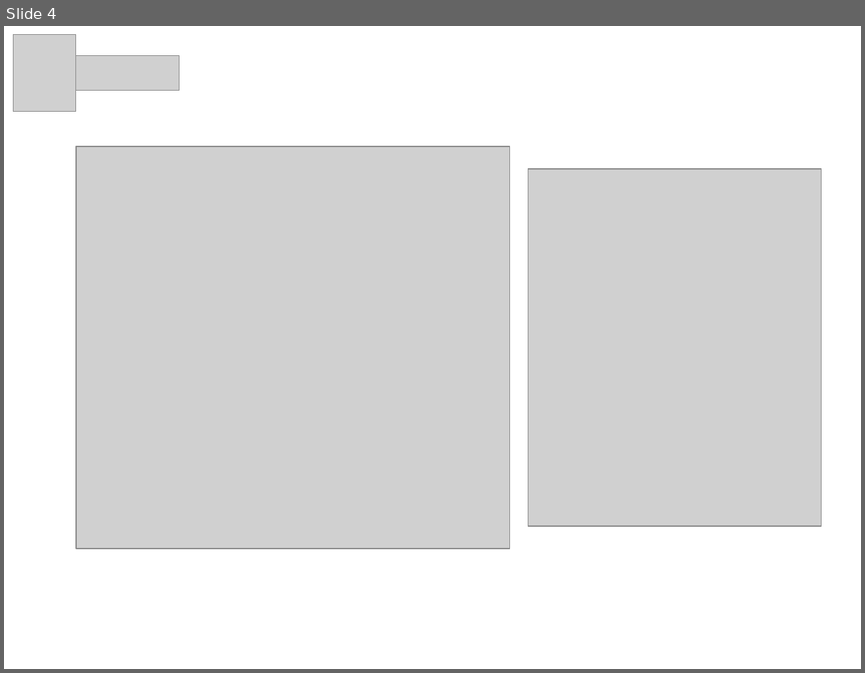
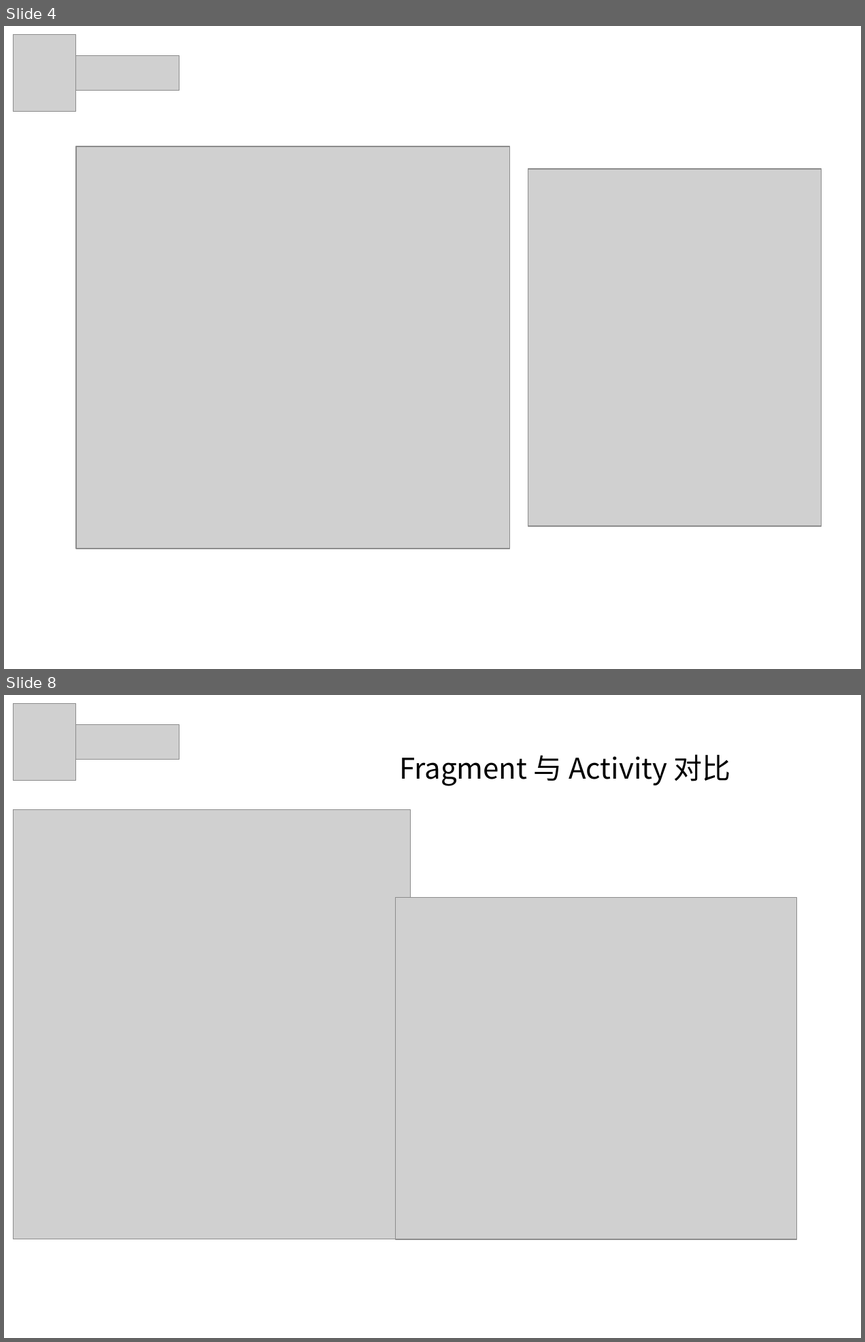
Before and after one commit to cingL/presentation, a slide deck: pre.ppt. Shown one above the other, each under a label of ours: slide 4 before the commit, slides 4 and 8 after it; the slides between them are not shown. The pictures are 865x673 and 865x1342 pixels, drawn with LibreOffice and Linux fonts; fonts in the diff are those of the drawing; grey boxes stand for pictures; background and template pictures are left out. Boxes give left, top, right and bottom in pixels: in the first picture for what was removed or moved away, otherwise in the second. Text is boxed around its words. In the diff, an @@ line names an element or a change of style, - is before the commit and + after.

```diff
--- a/pre.ppt
+++ b/pre.ppt
@@ slide 8 added at (x1=4, y1=695, x2=861, y2=1338), background picture (left out) @@
@@ picture added at (x1=14, y1=704, x2=76, y2=781) @@
@@ picture added at (x1=76, y1=725, x2=179, y2=759) @@
@@ text added at (x1=399, y1=754, x2=731, y2=786), 24 pt, text #000000 @@
+Fragment 与 Activity 对比
@@ picture added at (x1=14, y1=810, x2=411, y2=1239) @@
@@ picture added at (x1=396, y1=897, x2=798, y2=1239) @@
```
Also in this commit, not shown: 3 slides changed, 2 other slides added, 1 slide removed.
